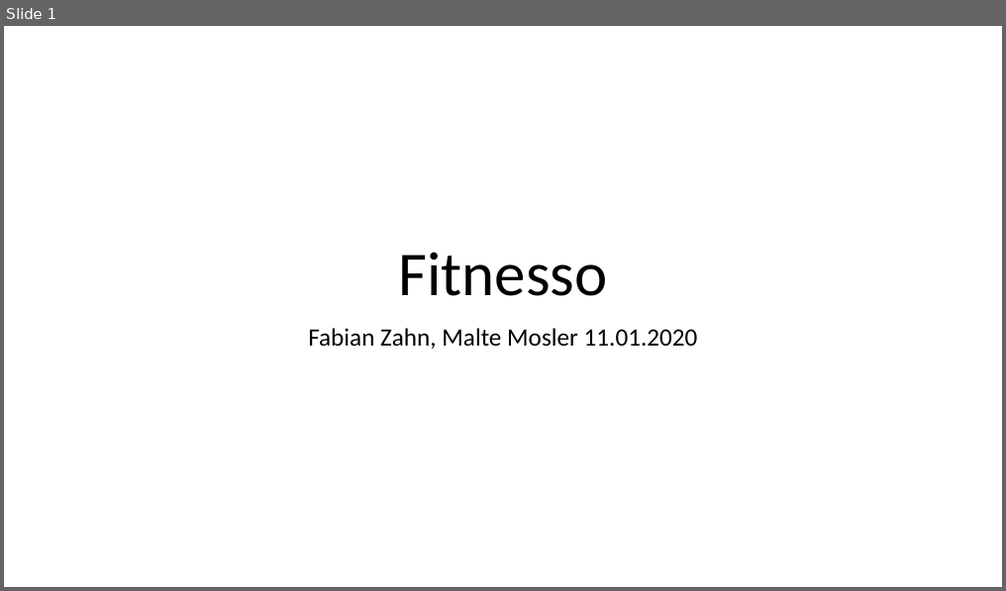
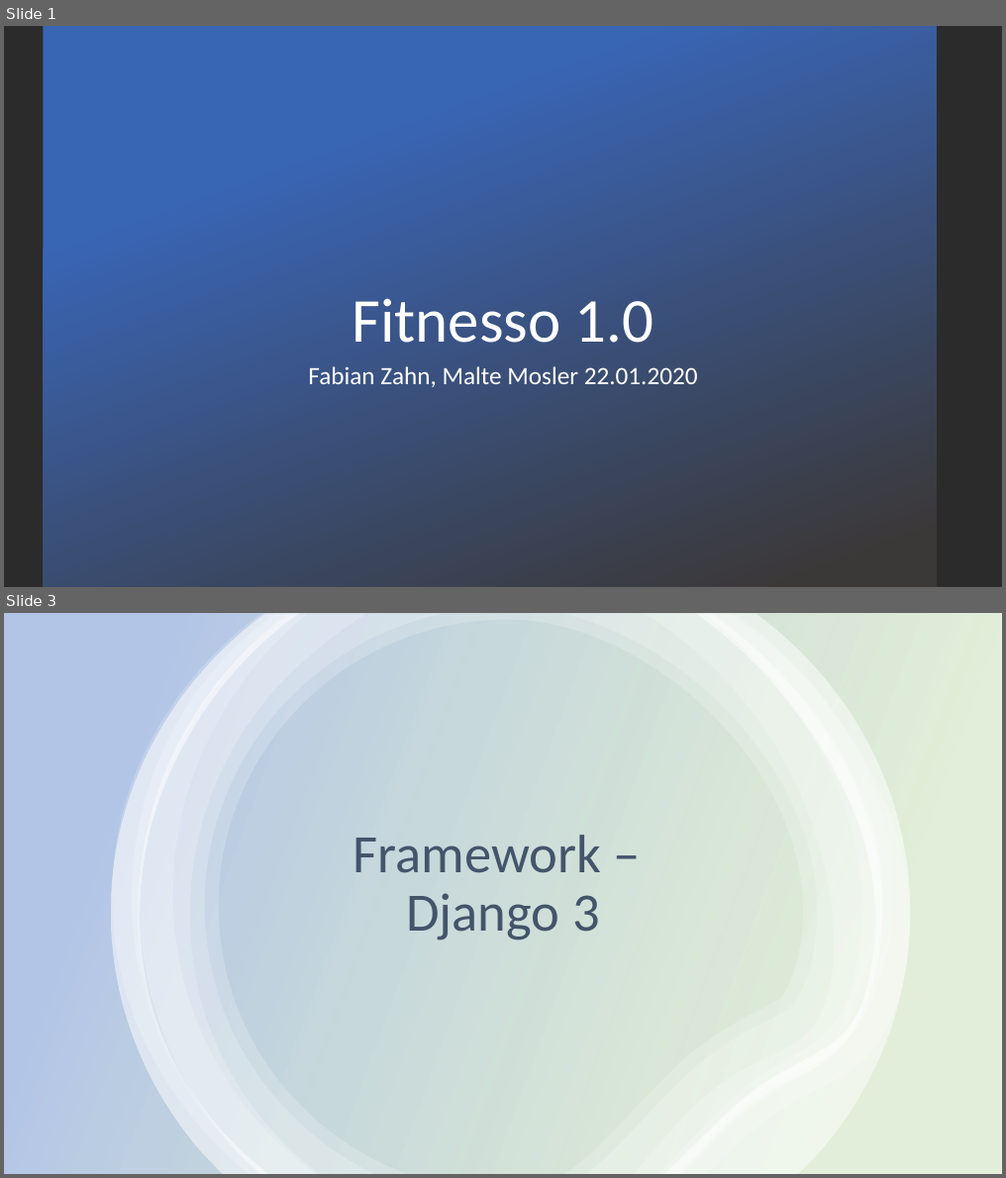
Before and after one commit to maltemosler/Fitnesso, a slide deck: Kommentare/PPP/PPP-Fitnesso.pptx. Shown one above the other, each under a label of ours: slide 1 before the commit, slides 1 and 3 after it; the slides between them are not shown. The pictures are 1006x591 and 1006x1178 pixels, drawn with LibreOffice and Linux fonts; fonts in the diff are those of the drawing; background and template pictures are left out; a plain dark background stands for a picture behind light text. Boxes give left, top, right and bottom in pixels: in the first picture for what was removed or moved away, otherwise in the second. Text is boxed around its words. In the diff, an @@ line names an element or a change of style, - is before the commit and + after.

```diff
--- a/Kommentare/PPP/PPP-Fitnesso.pptx
+++ b/Kommentare/PPP/PPP-Fitnesso.pptx
@@ slide 3 added at bbox=[4, 613, 1002, 1174], background #FFFFFF @@
@@ rectangle added at bbox=[4, 613, 1002, 1174], fill gradient #70AD47 to #4472C4 @@
@@ group added at bbox=[111, 613, 911, 1174]: 6 freeform shapes @@
@@ title added at bbox=[353, 835, 602, 941], 52 pt, text #44546A @@
+Framework –
+Django 3
@@ slide 1 changed as well @@
@@ background #FFFFFF to picture (left out) @@
@@ rectangle added at bbox=[43, 26, 936, 587], fill gradient #3965B5 to #3B3838 @@
@@ title at bbox=[351, 298, 654, 343]: text changed; text colour #000000 to #FFFFFF @@
-Fitnesso
+Fitnesso 1.0
@@ subtitle at bbox=[308, 367, 698, 387]: text changed; text colour #000000 to #FFFFFF @@
-Fabian Zahn, Malte Mosler 11.01.2020
+Fabian Zahn, Malte Mosler 22.01.2020
```
Also in this commit, not shown: 11 other slides added, 14 other files.
